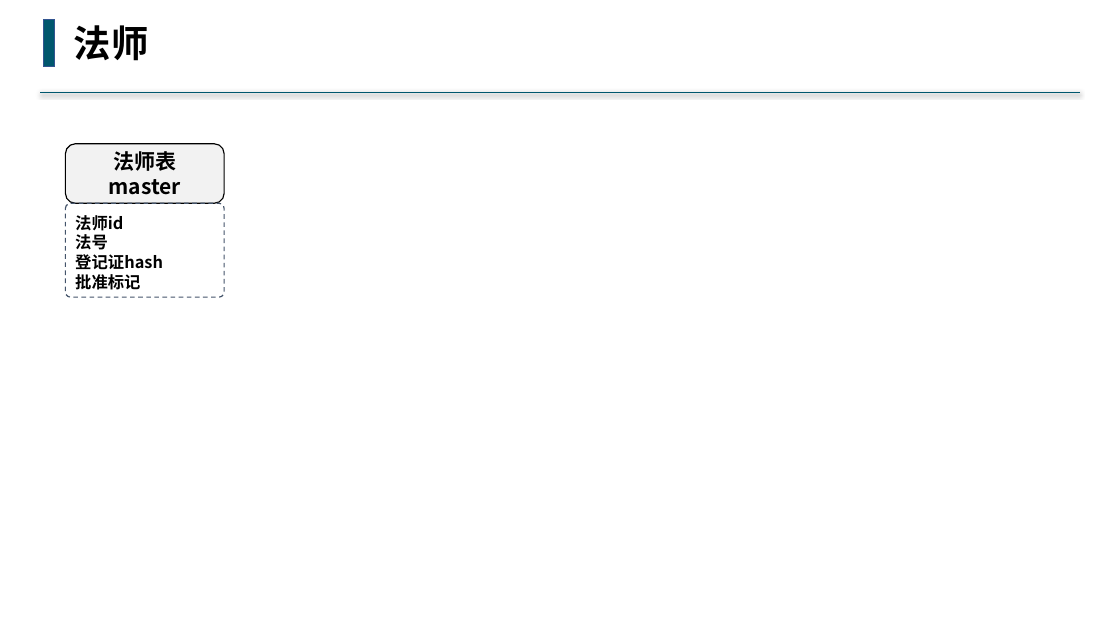
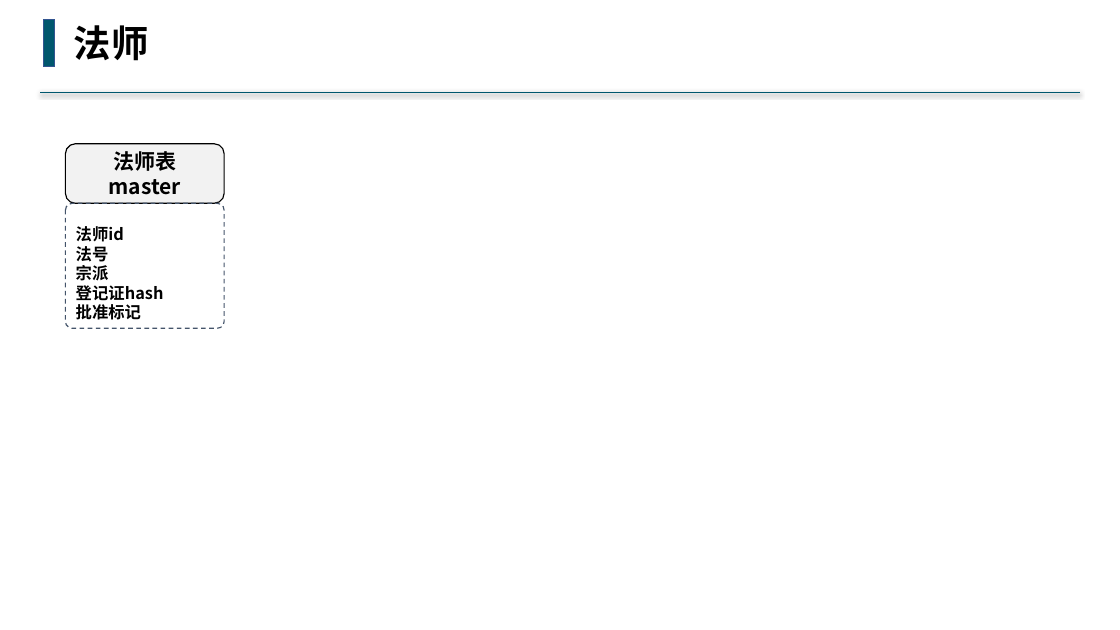
Before and after one commit to buddhachain/buddhaContract, a slide deck: slide 7 of doc/02.角色.pptx. Drawn at 1120x630 pixels with LibreOffice and Linux fonts; fonts in the diff are those of the drawing. Boxes give left, top, right and bottom in pixels: in the first picture for what was removed or moved away, otherwise in the second. Text is boxed around its words. In the diff, an @@ line names an element or a change of style, - is before the commit and + after.

```diff
--- a/doc/02.角色.pptx
+++ b/doc/02.角色.pptx
@@ rounded rectangle "法师id": place and size @@
-rounded rectangle "法师id" at [66, 203, 224, 297]
+rounded rectangle "法师id" at [66, 203, 224, 329]
@@ text in rounded rectangle at [76, 265, 109, 281]: paragraph added @@
+宗派
```
Also in this commit, not shown: 3 other slides changed, 1 other file.
